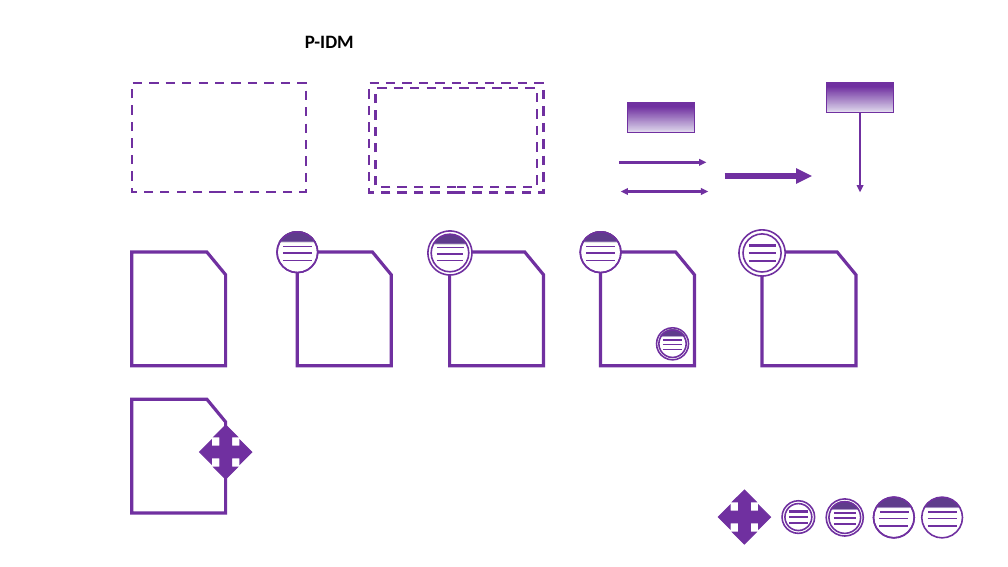
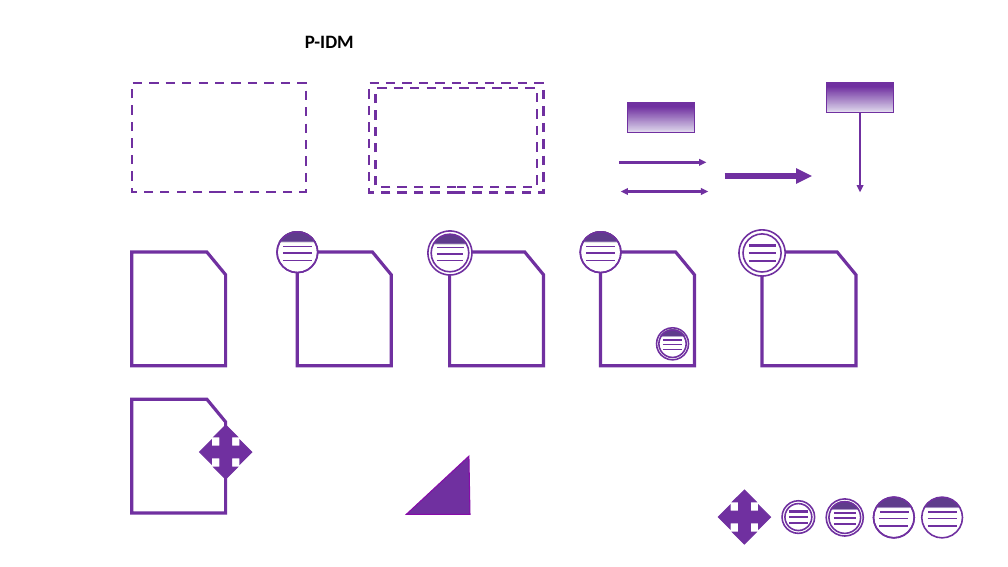
Before and after one commit to AlessandroPozzi/HypermediaProject2016-PozziRomani, a slide deck: slide 5 of Drafts & Material/IDM Models.pptx. Drawn at 1008x567 pixels with LibreOffice and Linux fonts; fonts in the diff are those of the drawing. Boxes give left, top, right and bottom in pixels: in the first picture for what was removed or moved away, otherwise in the second. Text is boxed around its words. In the diff, an @@ line names an element or a change of style, - is before the commit and + after.

Commit message:
P-IDM 2

```diff
--- a/Drafts & Material/IDM Models.pptx
+++ b/Drafts & Material/IDM Models.pptx
@@ freeform shape added at <box>407,456,470,514</box>, fill #7030A0, outline #870CA8 1 pt @@
```
Also in this commit, not shown: 1 other slide changed, 1 slide added, 1 slide removed.
